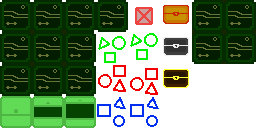
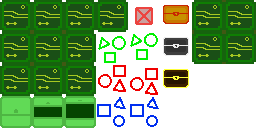
Two versions of the same layered image (256×128). Layer-by-layer changes:
painted on "Paint Layer 3" (1st of 7) over [89, 0, 217, 96]
painted on "Paint Layer 3" (2nd of 7) over [57, 0, 128, 96]
painted on "Paint Layer 3" (7th of 7) over [96, 0, 224, 64]
added layer "Paint Layer 4" (1st of 2) above "Paint Layer 1" over [192, 0, 256, 64]
painted on "Paint Layer 1" (2nd of 3) over [0, 0, 256, 96]
added layer "Paint Layer 4" (2nd of 2) above "Paint Layer 1" over [0, 0, 256, 96]
painted on "Paint Layer 1" (3rd of 3) over [0, 0, 128, 96]
